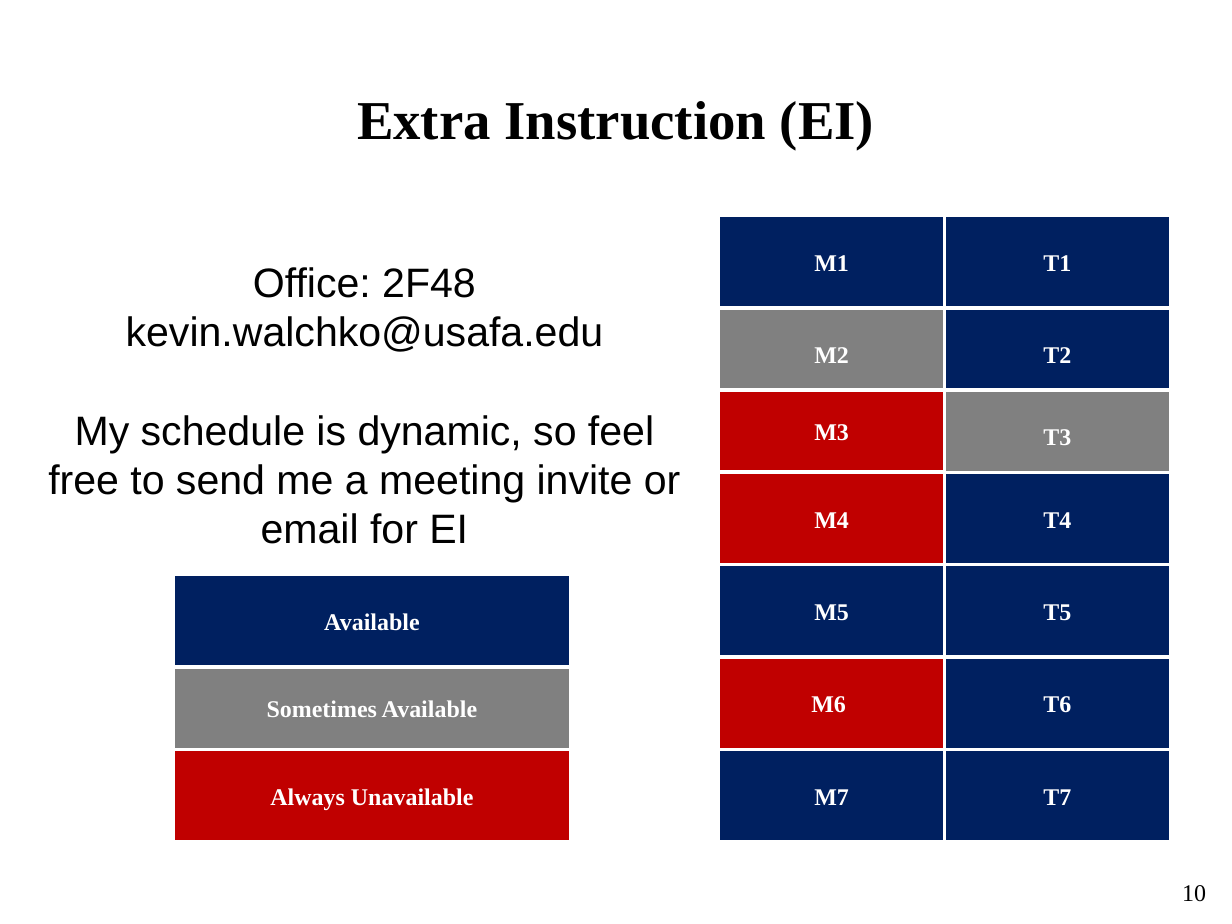
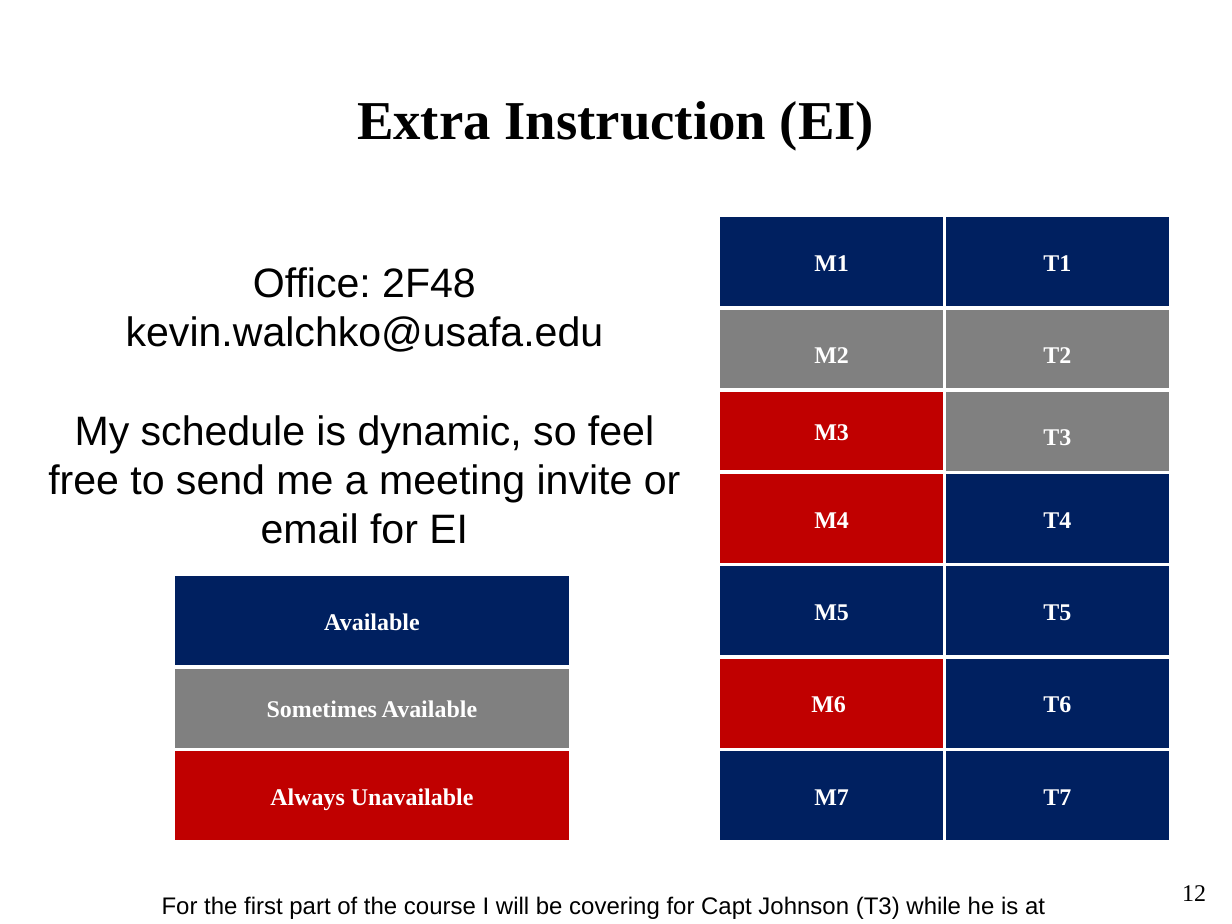
Before and after one commit to MarsUniversity/ECE382, a slide deck: slide 12 of source/lessons/lsn1/Lsn1.pptx (slide 10 before the commit). Drawn at 1232x924 pixels with LibreOffice and Linux fonts; fonts in the diff are those of the drawing. Boxes give left, top, right and bottom in pixels: in the first picture for what was removed or moved away, otherwise in the second. Text is boxed around its words. In the diff, an @@ line names an element or a change of style, - is before the commit and + after.

```diff
--- a/source/lessons/lsn1/Lsn1.pptx
+++ b/source/lessons/lsn1/Lsn1.pptx
@@ rectangle "T2" at <box>945,308,1170,400</box>: fill #002060 to #808080 @@
@@ text added at <box>162,896,1045,919</box>, 14 pt, text #000000 @@
+For the first part of the course I will be covering for Capt Johnson (T3) while he is at SOS
@@ page number at <box>1182,885,1206,901</box>: text changed @@
-10
+12
```
Also in this commit, not shown: 11 other slides changed, 2 slides added.
